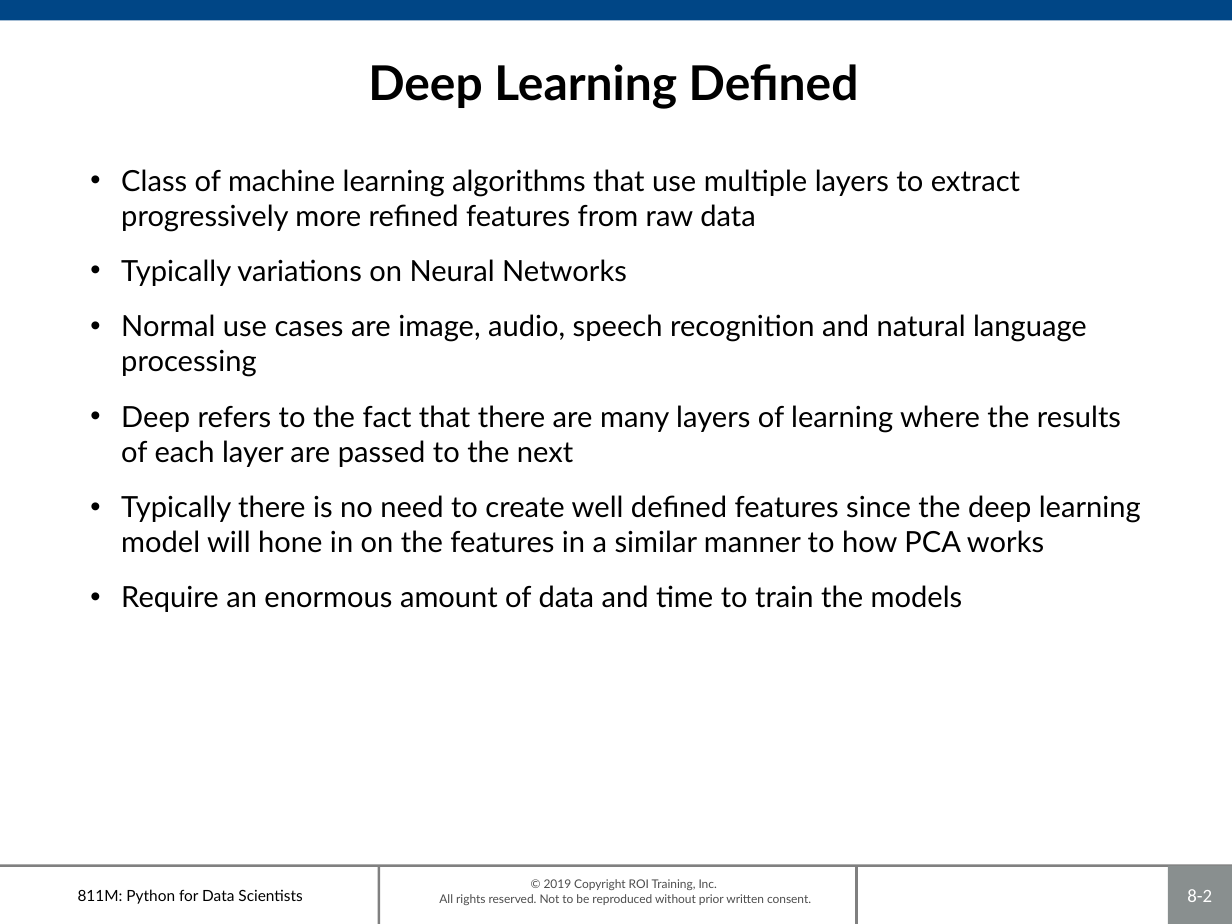
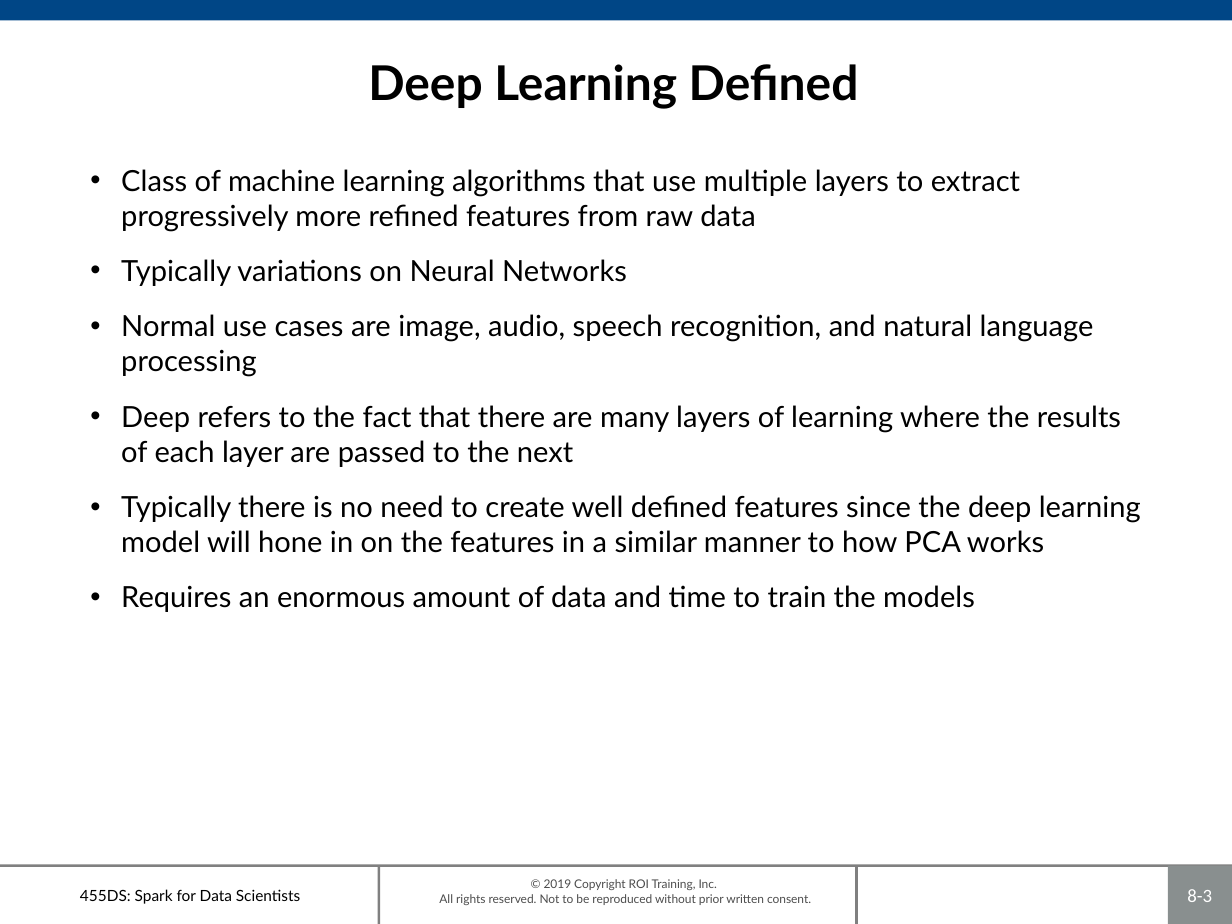
Before and after one commit to roitraining/SparkforDataScientists, a slide deck: slide 3 of 455DS-Ch08_DeepLearning.pptx (slide 2 before the commit). Drawn at 1232x924 pixels with LibreOffice and Linux fonts; fonts in the diff are those of the drawing; background and template pictures are left out. Boxes give left, top, right and bottom in pixels: in the first picture for what was removed or moved away, otherwise in the second. Text is boxed around its words. In the diff, an @@ line names an element or a change of style, - is before the commit and + after.

```diff
--- a/455DS-Ch08_DeepLearning.pptx
+++ b/455DS-Ch08_DeepLearning.pptx
@@ text at (121,314,1094,377): text changed @@
-• Normal use cases are image, audio, speech recognition and natural language processing
+• Normal use cases are image, audio, speech recognition, and natural language processing
@@ text at (121,585,975,612): text changed @@
-• Require an enormous amount of data and time to train the models
+• Requires an enormous amount of data and time to train the models
@@ text at (80,889,300,904): text changed @@
-811M: Python for Data Scientists
+455DS: Spark for Data Scientists
@@ page number at (1187,889,1212,902): text changed @@
-8-2
+8-3
```
Also in this commit, not shown: 7 other slides changed, 1 slide added, 10 other files.
